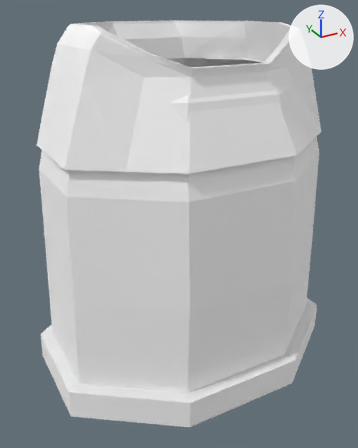
One commit to the OBJ model Models/person_fat_robe_royal.obj: the scene before it, then after it.
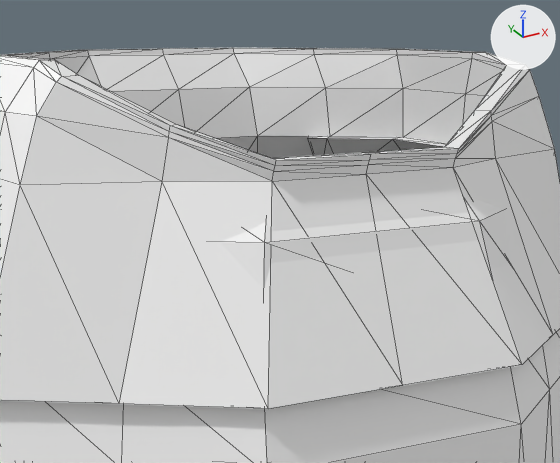
Each version is shown whole from a camera (50 mm lens) standing at (-0.524, -0.921, 0.811) and looking at (-0.03, -0.022, 0.362), then close up on the part from 21% to 87% of the width and 0% to 44% of the height. Arrows for +X, +Y and +Z are at upper right; the lights stay in place. The older version's two pictures come first. The close-ups show mesh edges as thin lines. Where no turn or scale is listed for an object, it has been applied to the vertices.

Names of what the first close-up shows: 'person_fat_robe_royal'.
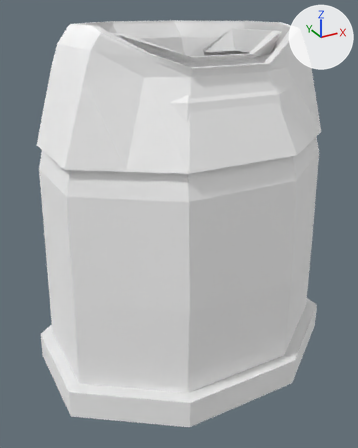
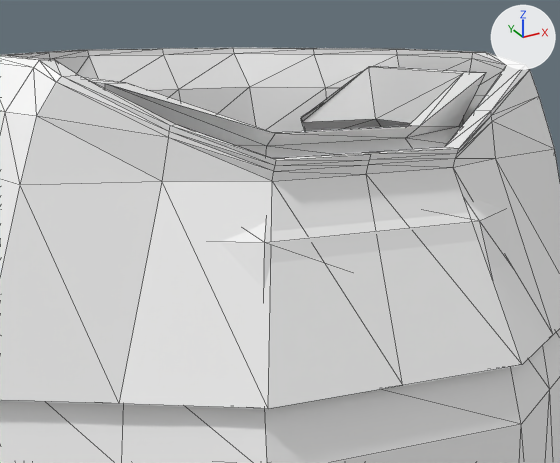
Location of each change, (x1, y1, x2, y2) in pixels of the close-ups (560 x 463 px):
part 1 of me_person_fat_robe_royal, added
    after: (85, 66, 486, 158)

What changed in the scene script:
```text
Change me_person_fat_robe_royal:
    used by ob_person_fat_robe_royal; location = (0.0, 0.0, 0.0)
    remove me_person_fat_robe_royal.from_pydata(...)  # 352 vertices, 696 faces; spans x -0.34..0.34, y -0.26..0.22, z 0.02..0.78
    add me_person_fat_robe_royal.from_pydata(...)  # 416 vertices, 820 faces; spans x -0.34..0.34, y -0.26..0.22, z 0.02..0.78
    me_person_fat_robe_royal part 1: a new loose piece of 64 vertices spanning x -0.213..0.213, y -0.142..0.122, z 0.68..0.765
```
